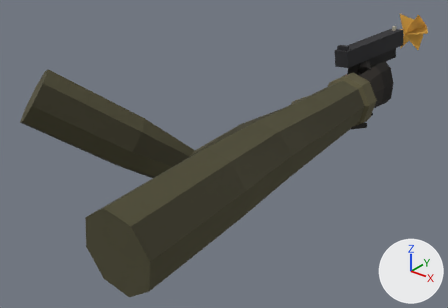
The glTF model assets/models/viewmodel_pistol.glb: old version first, new version second.
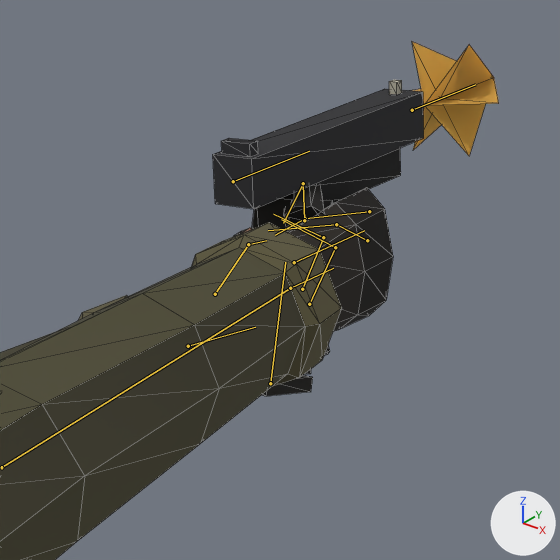
Old and new are each drawn whole from a 50 mm camera at (0.619, -0.796, 0.258) aimed at (-0.079, 0.077, -0.283) and again close up on the part from 59% to 100% of the width and 0% to 59% of the height. The axes (+X, +Y, +Z) are drawn at lower right. The lights are the same throughout. The older version's two pictures come first. Both versions are drawn at frame 0 of the action 'Fire'; the numbers are the values there. The bones that change, and the others that lie on the model, are drawn over the model as lines in the close-ups. The close-ups show mesh edges as thin lines.

The first close-up shows 'Arms'.
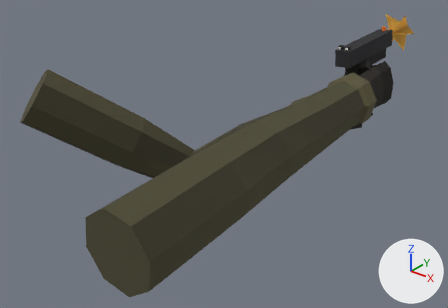
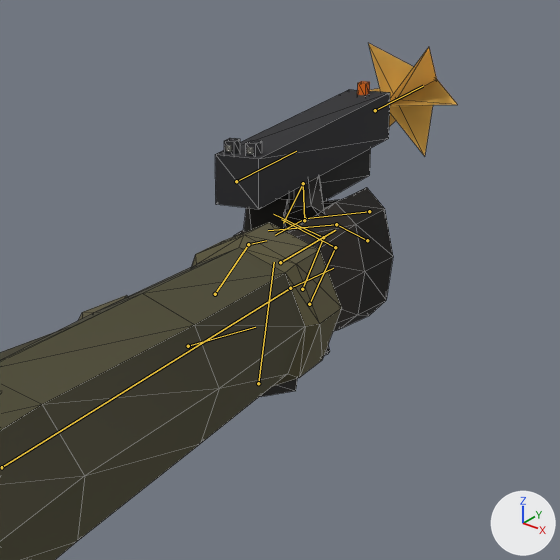
What differs and where, as boxes [x1, y1, x2, y2] in the close-ups (560 x 560 px):
'Arms', posed: before [0, 42, 499, 560]; after [0, 43, 458, 560]
bone 'gun', root to tip: before (294, 262) to (364, 230); after (280, 262) to (335, 230)

The change in detail:
Bone 'gun' (bone_gun) moves from (0.0, 0.0, 0.0) to (-0.003, -0.005, -0.006).
Bone 'gun' (bone_gun) turns from (0, 0, 0) to (-9, 2, 3) degrees about its own x, y and z.
